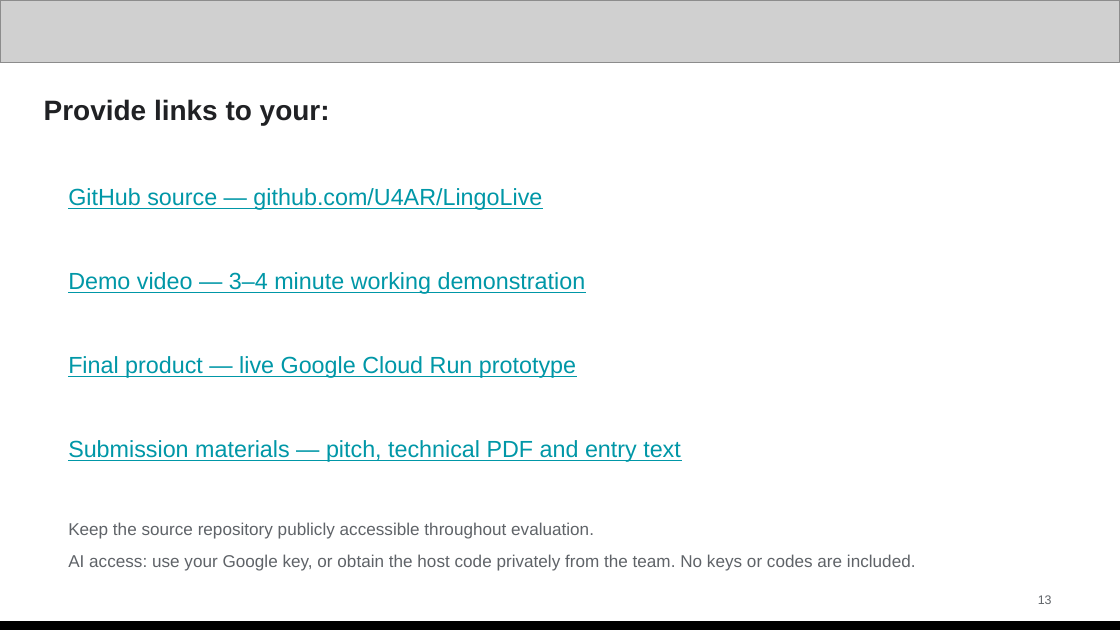
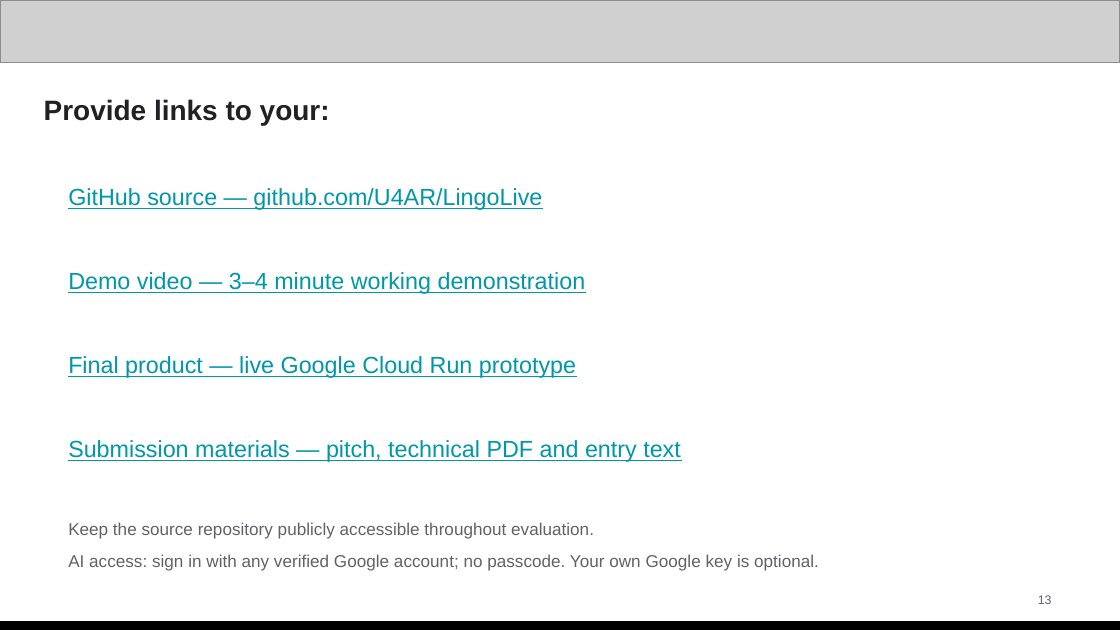
Before and after one commit to U4AR/LingoLive, a slide deck: slide 13 of docs/submission/LingoLive-Pitch-Deck.pptx. Drawn at 1120x630 pixels with LibreOffice and Linux fonts; fonts in the diff are those of the drawing; grey boxes stand for pictures. Boxes give left, top, right and bottom in pixels: in the first picture for what was removed or moved away, otherwise in the second. Text is boxed around its words. In the diff, an @@ line names an element or a change of style, - is before the commit and + after.

```diff
--- a/docs/submission/LingoLive-Pitch-Deck.pptx
+++ b/docs/submission/LingoLive-Pitch-Deck.pptx
@@ text at (x1=68, y1=554, x2=819, y2=571): text changed @@
-AI access: use your Google key, or obtain the host code privately from the team. No keys or codes are included.
+AI access: sign in with any verified Google account; no passcode. Your own Google key is optional.
```
Also in this commit, not shown: 6 other slides changed, 36 other files.
